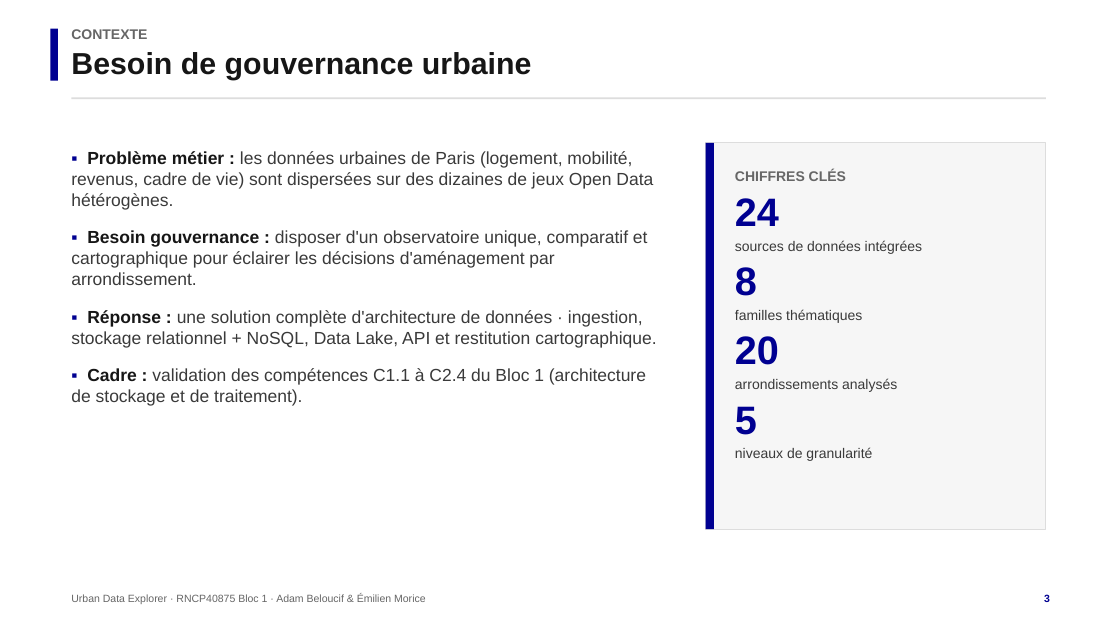
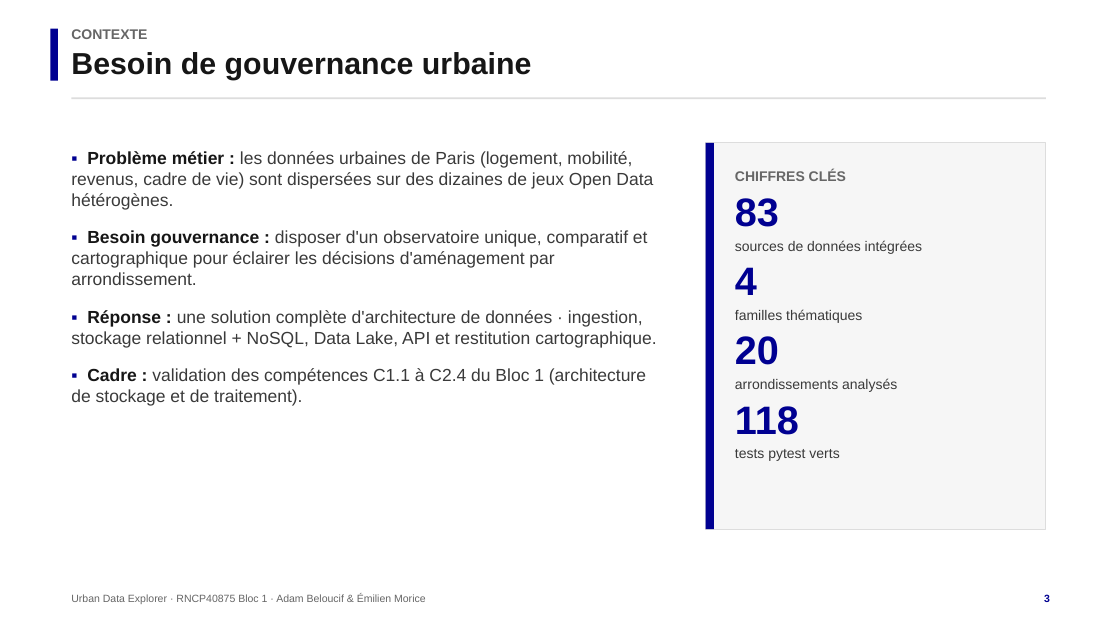
Before and after one commit to Adam-Blf/urban-data-explorer, a slide deck: slide 3 of soutenance.pptx. Drawn at 1120x630 pixels with LibreOffice and Linux fonts; fonts in the diff are those of the drawing. Boxes give left, top, right and bottom in pixels: in the first picture for what was removed or moved away, otherwise in the second. Text is boxed around its words. In the diff, an @@ line names an element or a change of style, - is before the commit and + after.

```diff
--- a/soutenance.pptx
+++ b/soutenance.pptx
@@ text at [735, 198, 779, 227]: text changed @@
-24
+83
@@ text at [735, 267, 757, 295]: text changed @@
-8
+4
@@ text at [735, 406, 839, 461]: text changed @@
-5
-niveaux de granularité
+118
+tests pytest verts
```
Also in this commit, not shown: 2 other slides changed, 12 other files.
